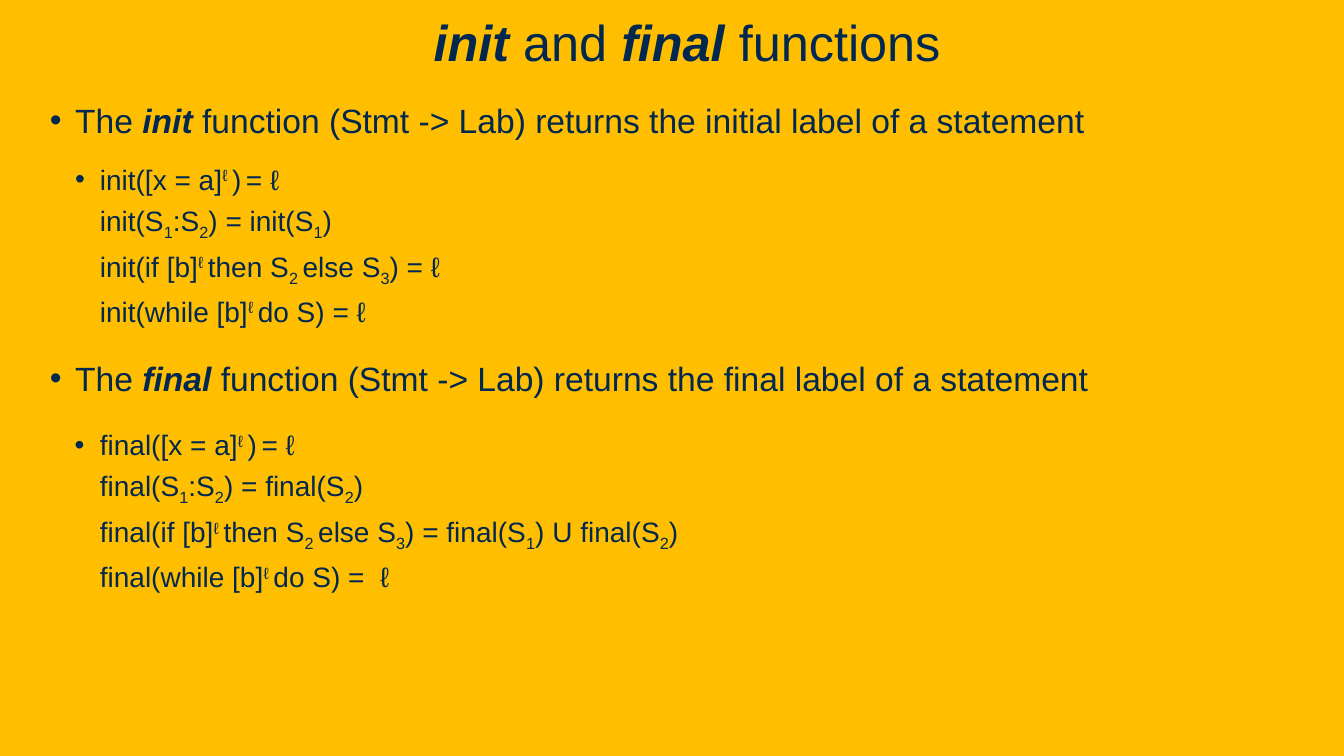
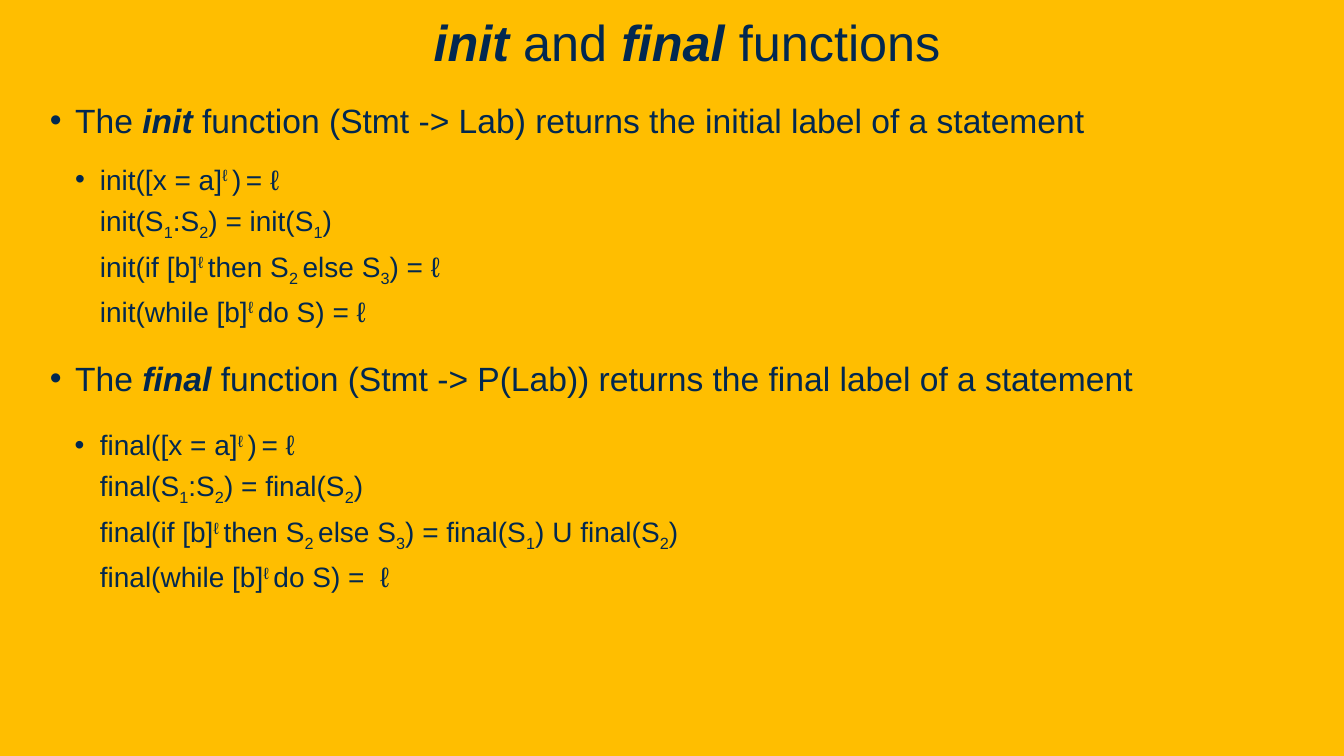
Before and after one commit to davsec-teaching/ECS289C-Spring2025, a slide deck: slide 54 of slides/3_data_flow_analysis.pptx. Drawn at 1344x756 pixels with LibreOffice and Linux fonts; fonts in the diff are those of the drawing; background and template pictures are left out. Boxes give left, top, right and bottom in pixels: in the first picture for what was removed or moved away, otherwise in the second. Text is boxed around its words. In the diff, an @@ line names an element or a change of style, - is before the commit and + after.

```diff
--- a/slides/3_data_flow_analysis.pptx
+++ b/slides/3_data_flow_analysis.pptx
@@ text at (75, 366, 1132, 398): text changed @@
-• The final function (Stmt -> Lab) returns the final label of a statement
+• The final function (Stmt -> P(Lab)) returns the final label of a statement
```
Also in this commit, not shown: 5 other slides changed, 1 slide removed, 1 other file.
